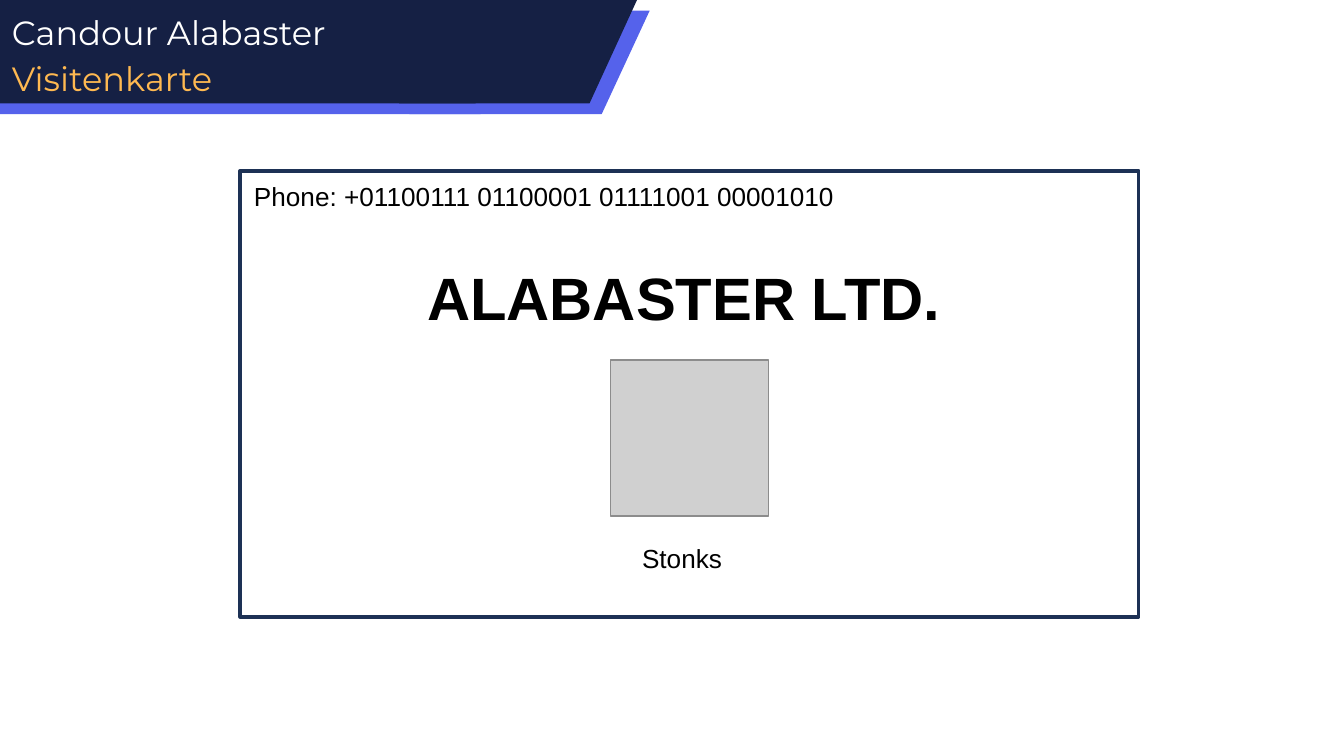
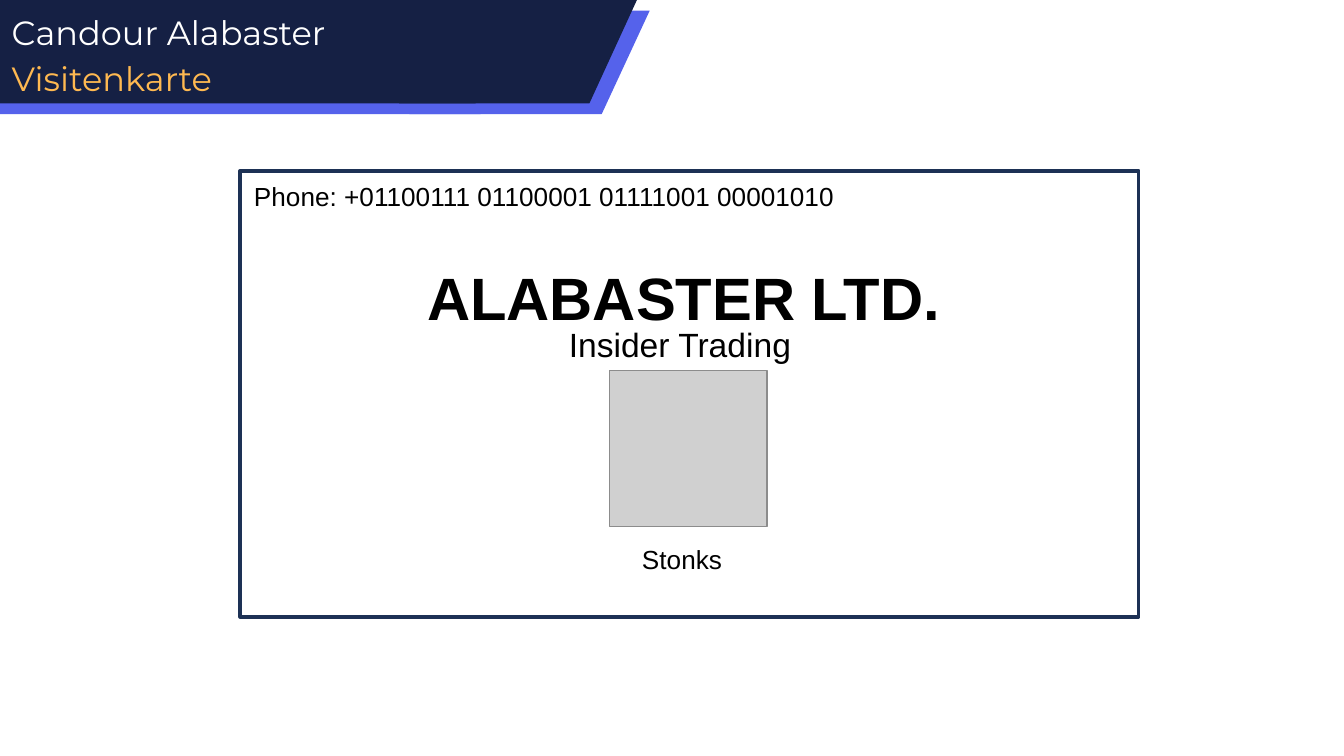
Before and after one commit to E1kari/Game-Jaaaam, a slide deck: slide 2 of Design Stuff/Narrativ/Kunden/2.1 Candour Alabaster.pptx. Drawn at 1344x756 pixels with LibreOffice and Linux fonts; fonts in the diff are those of the drawing; grey boxes stand for pictures. Boxes give left, top, right and bottom in pixels: in the first picture for what was removed or moved away, otherwise in the second. Text is boxed around its words. In the diff, an @@ line names an element or a change of style, - is before the commit and + after.

```diff
--- a/Design Stuff/Narrativ/Kunden/2.1 Candour Alabaster.pptx
+++ b/Design Stuff/Narrativ/Kunden/2.1 Candour Alabaster.pptx
@@ rectangle at box(241, 171, 1138, 617): outline #1E3256 2 pt to #1D3155 2 pt @@
@@ text added at box(569, 332, 791, 363), 18 pt, text #000000 @@
+Insider Trading
@@ picture: place and size @@
-picture at box(610, 360, 769, 516)
+picture at box(609, 371, 766, 527)
```
Also in this commit, not shown: 1 other slide changed, 3 slides added, 6 slides removed, 7 other files.
